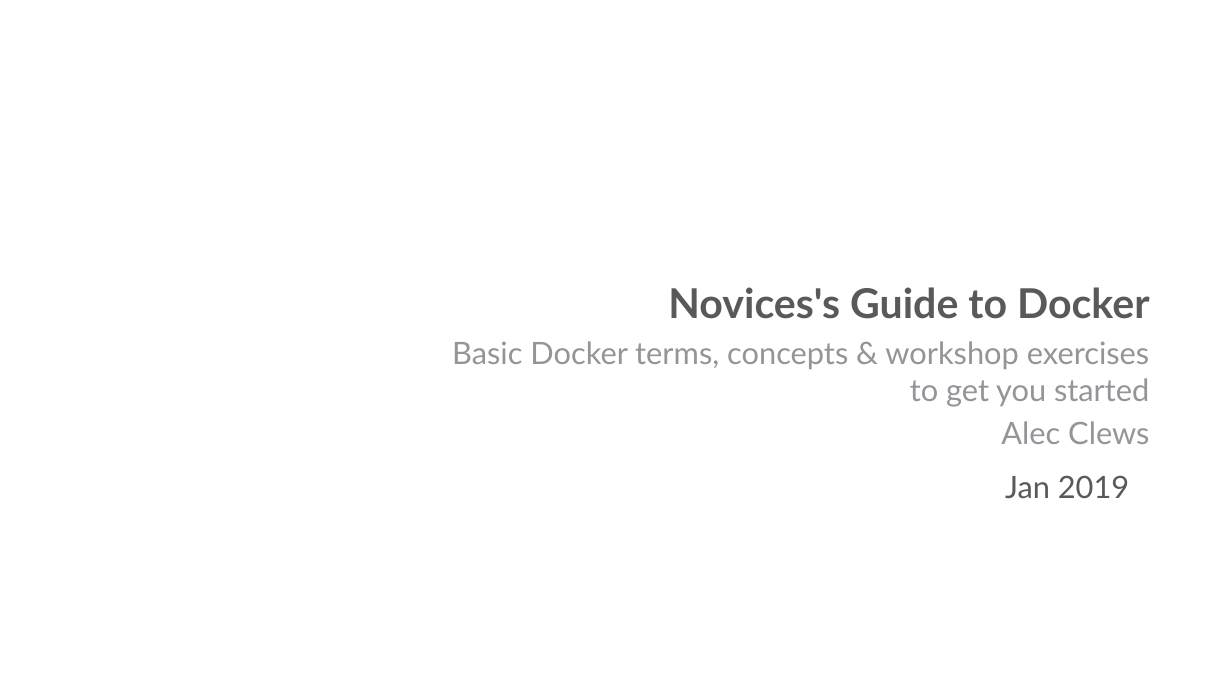
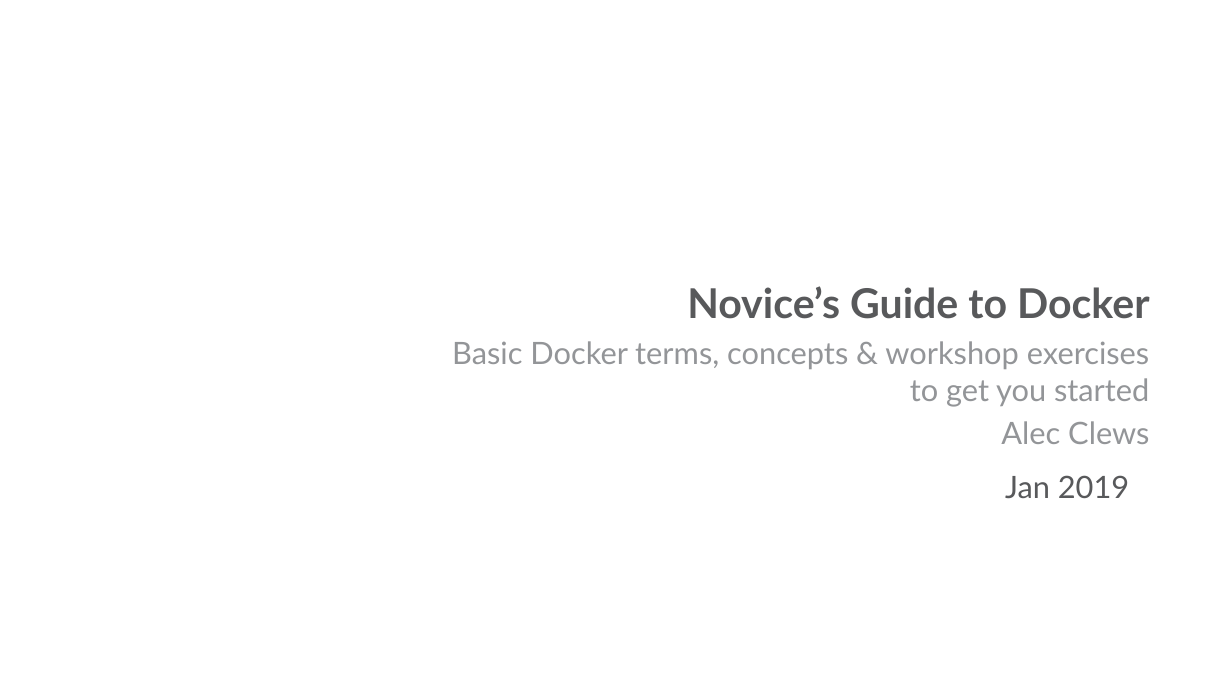
Before and after one commit to dockerfornovices/DockerSimpleDemo, a slide deck: slide 1 of novicesguidetodocker.odp. Drawn at 1232x693 pixels with LibreOffice and Linux fonts; fonts in the diff are those of the drawing; background and template pictures are left out. Boxes give left, top, right and bottom in pixels: in the first picture for what was removed or moved away, otherwise in the second. Text is boxed around its words. In the diff, an @@ line names an element or a change of style, - is before the commit and + after.

```diff
--- a/novicesguidetodocker.odp
+++ b/novicesguidetodocker.odp
@@ title at (x1=687, y1=286, x2=1149, y2=319): text changed @@
-Novices's Guide to Docker
+Novice’s Guide to Docker
```
Also in this commit, not shown: 9 other slides changed, 6 slides added, 6 other files.
